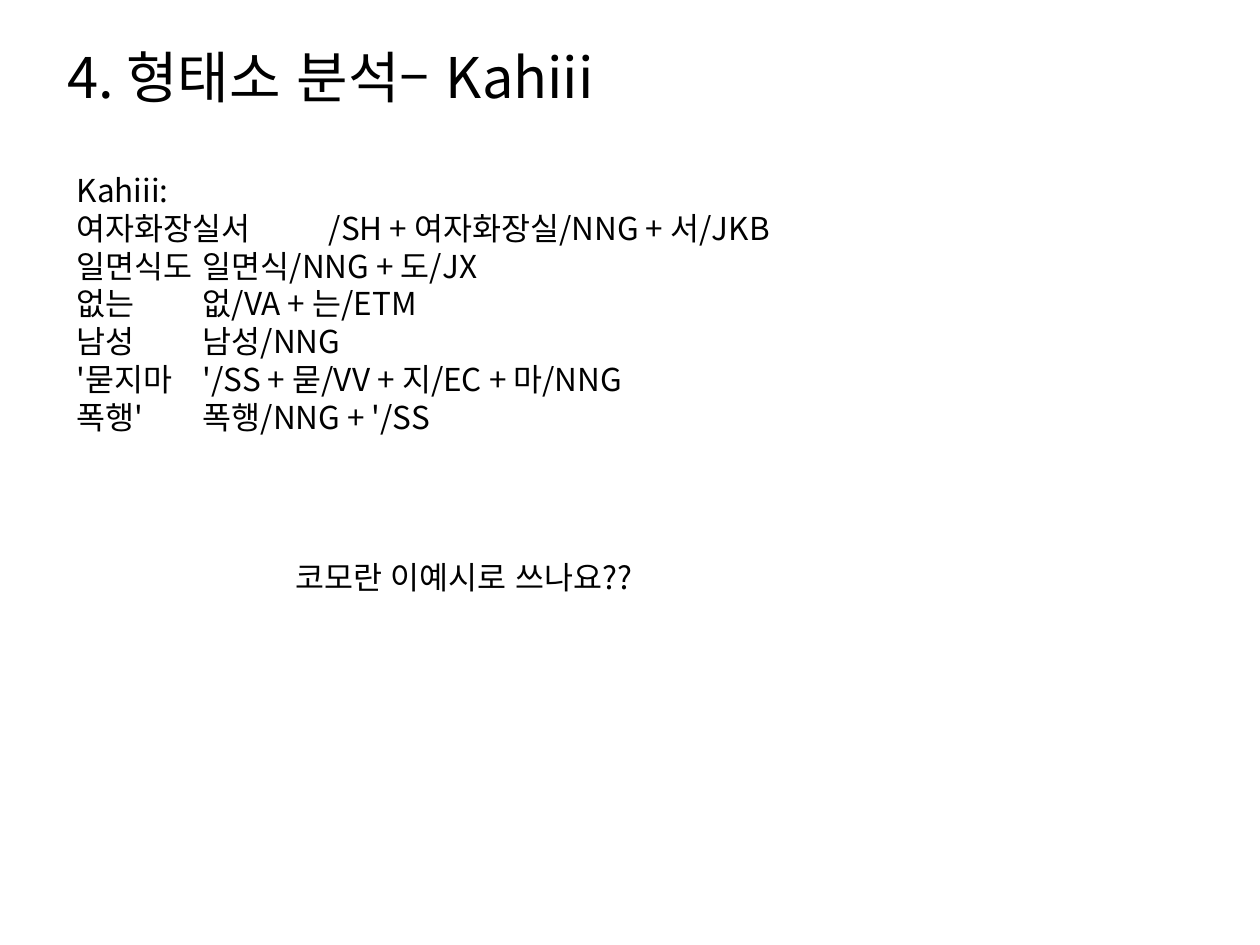
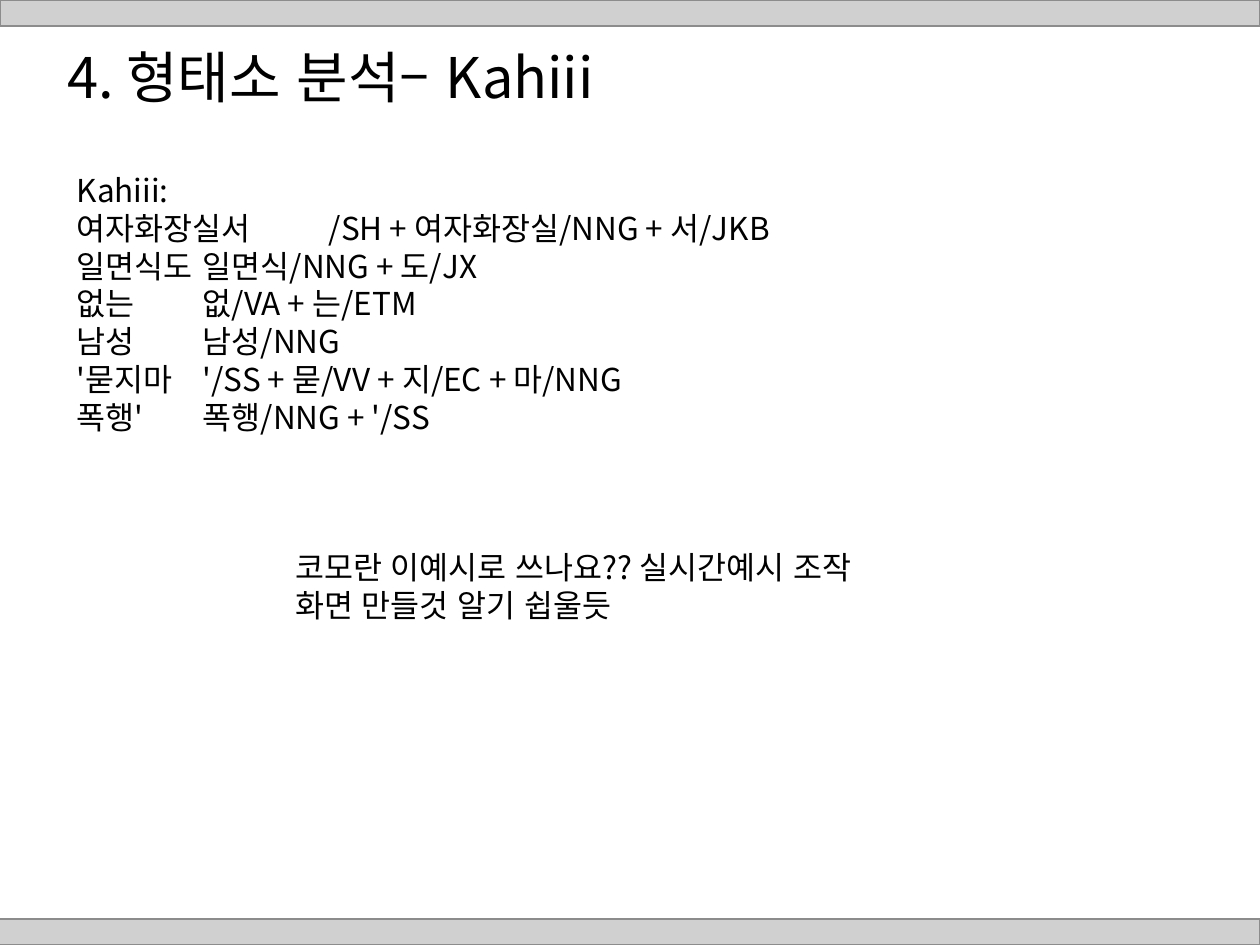
Before and after one commit to HaYongdae/issuewhatshow, a slide deck: slide 14 of doc/최종 PPT.pptx. Drawn at 1260x945 pixels with LibreOffice and Linux fonts; fonts in the diff are those of the drawing; grey boxes stand for pictures. Boxes give left, top, right and bottom in pixels: in the first picture for what was removed or moved away, otherwise in the second. Text is boxed around its words. In the diff, an @@ line names an element or a change of style, - is before the commit and + after.

```diff
--- a/doc/최종 PPT.pptx
+++ b/doc/최종 PPT.pptx
@@ picture added at <box>0,0,1260,26</box> @@
@@ text at <box>295,553,851,620</box>: text changed @@
-코모란 이예시로 쓰나요??
+코모란 이예시로 쓰나요?? 실시간예시 조작 화면 만들것 알기 쉽울듯
@@ picture added at <box>0,919,1260,945</box> @@
```
Also in this commit, not shown: 25 other slides changed, 1 slide added, 4 slides removed.
